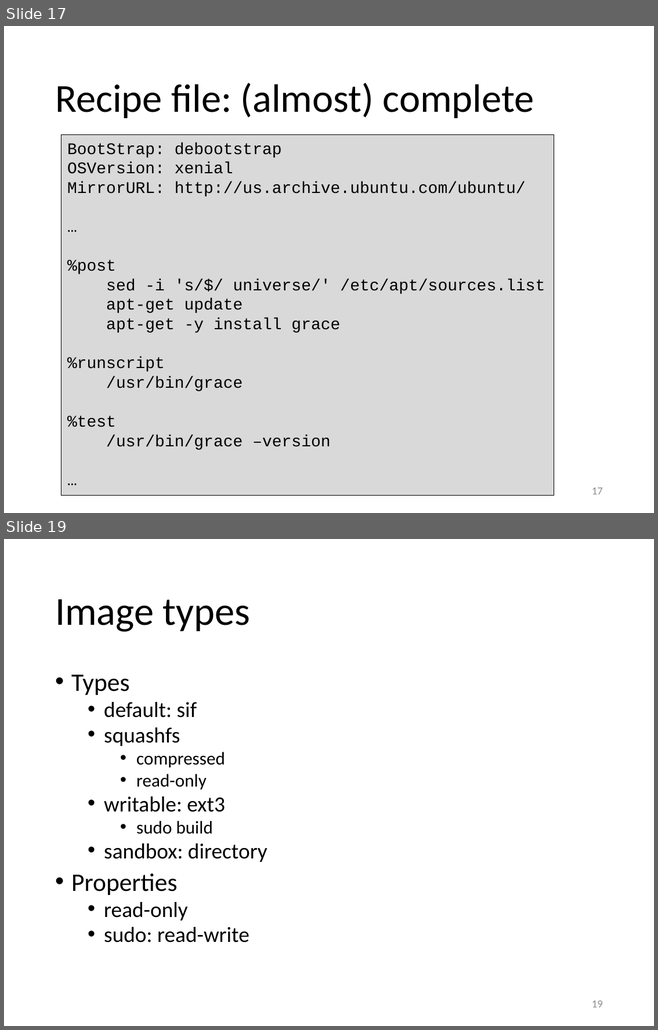
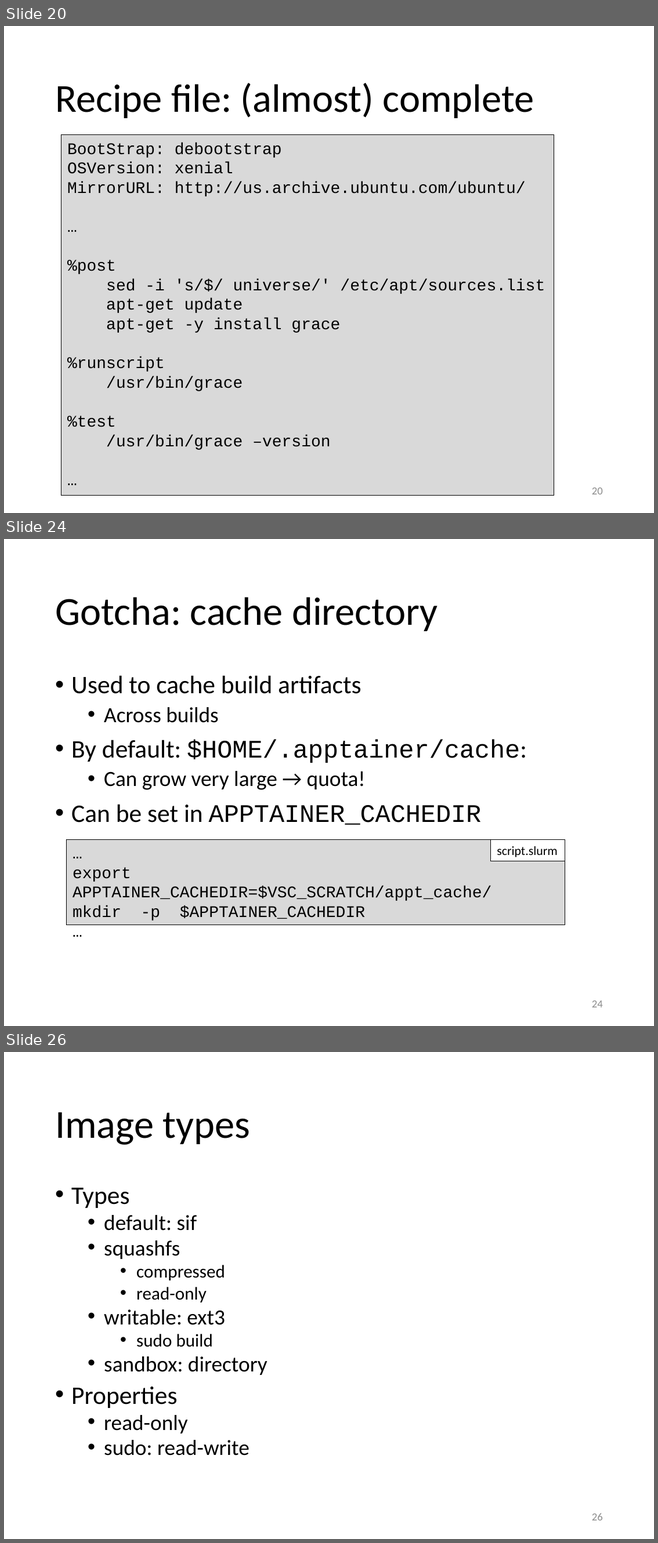
Before and after one commit to gjbex/Containers-for-HPC, a slide deck: containers_for_hpc.pptx. Shown one above the other, each under a label of ours: slides 17 and 19 before the commit, slides 20, 24 and 26 after it; the slides between them are not shown. The pictures are 658x1030 and 658x1543 pixels, drawn with LibreOffice and Linux fonts; fonts in the diff are those of the drawing. Boxes give left, top, right and bottom in pixels: in the first picture for what was removed or moved away, otherwise in the second. Text is boxed around its words. In the diff, an @@ line names an element or a change of style, - is before the commit and + after.

Commit message:
Add slides about building on compute nodes

```diff
--- a/containers_for_hpc.pptx
+++ b/containers_for_hpc.pptx
@@ slide 24 added at <box>4,539,654,1026</box>, background #FFFFFF @@
@@ title added at <box>55,597,437,631</box>, 44 pt, text #000000 @@
+Gotcha: cache directory
@@ text added at <box>71,675,527,825</box>, 28 pt, text #000000 @@
+• Used to cache build artifacts
+  • Across builds
+• By default: $HOME/.apptainer/cache:
+  • Can grow very large → quota!
+• Can be set in APPTAINER_CACHEDIR
@@ rectangle added at <box>67,840,565,925</box>, fill #D9D9D9, outline #000000 0.75 pt, 18 pt, text #000000 @@
+…
+export APPTAINER_CACHEDIR=$VSC_SCRATCH/appt_cache/
+mkdir -p $APPTAINER_CACHEDIR
+…
@@ rectangle added at <box>490,840,564,862</box>, fill #FFFFFF, outline #000000 0.75 pt, 14 pt, text #000000 @@
+script.slurm
@@ page number added at <box>592,1001,603,1008</box>, 12 pt, text #8C8C8C @@
+24
@@ what was slide 17 is now slide 20 @@
@@ page number at <box>592,488,603,495</box>: text changed @@
-17
+20
@@ what was slide 19 is now slide 26 @@
@@ page number at <box>592,1513,603,1521</box>: text changed @@
-19
+26
```
Also in this commit, not shown: 2 slides changed, 6 other slides added.
